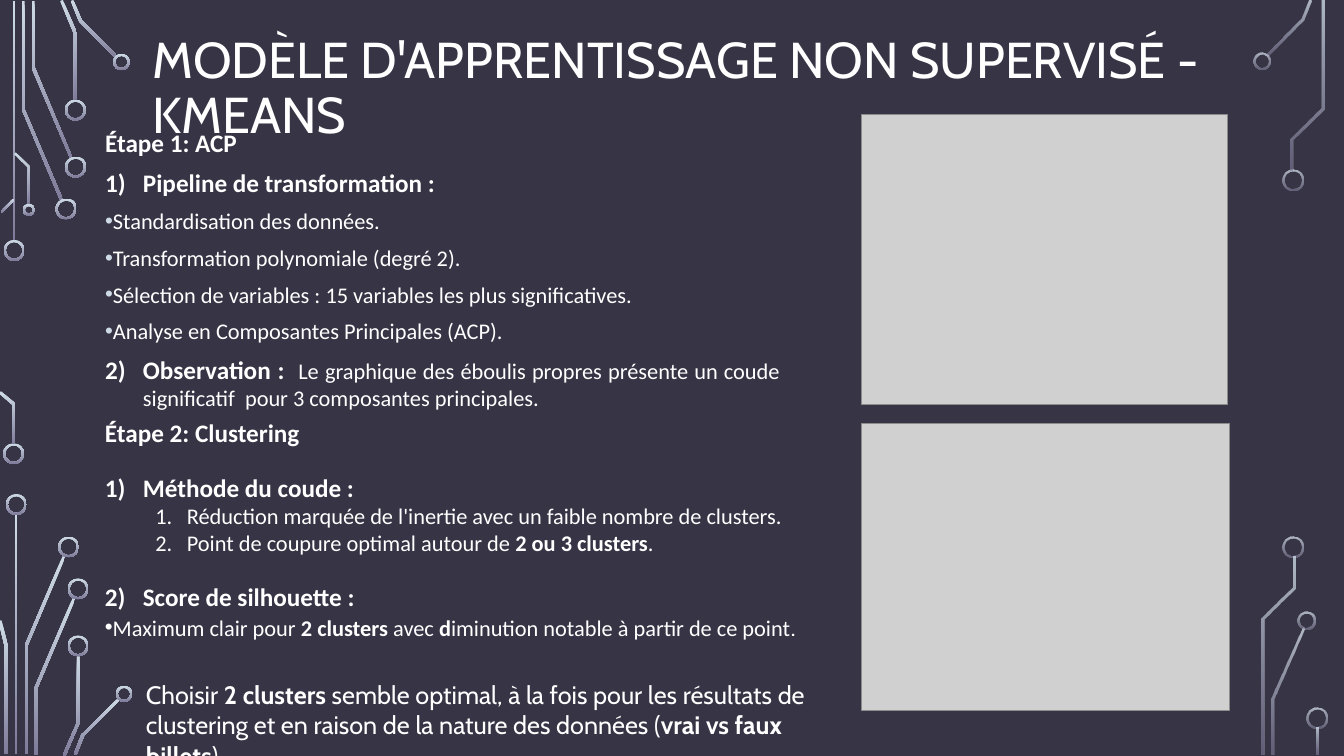
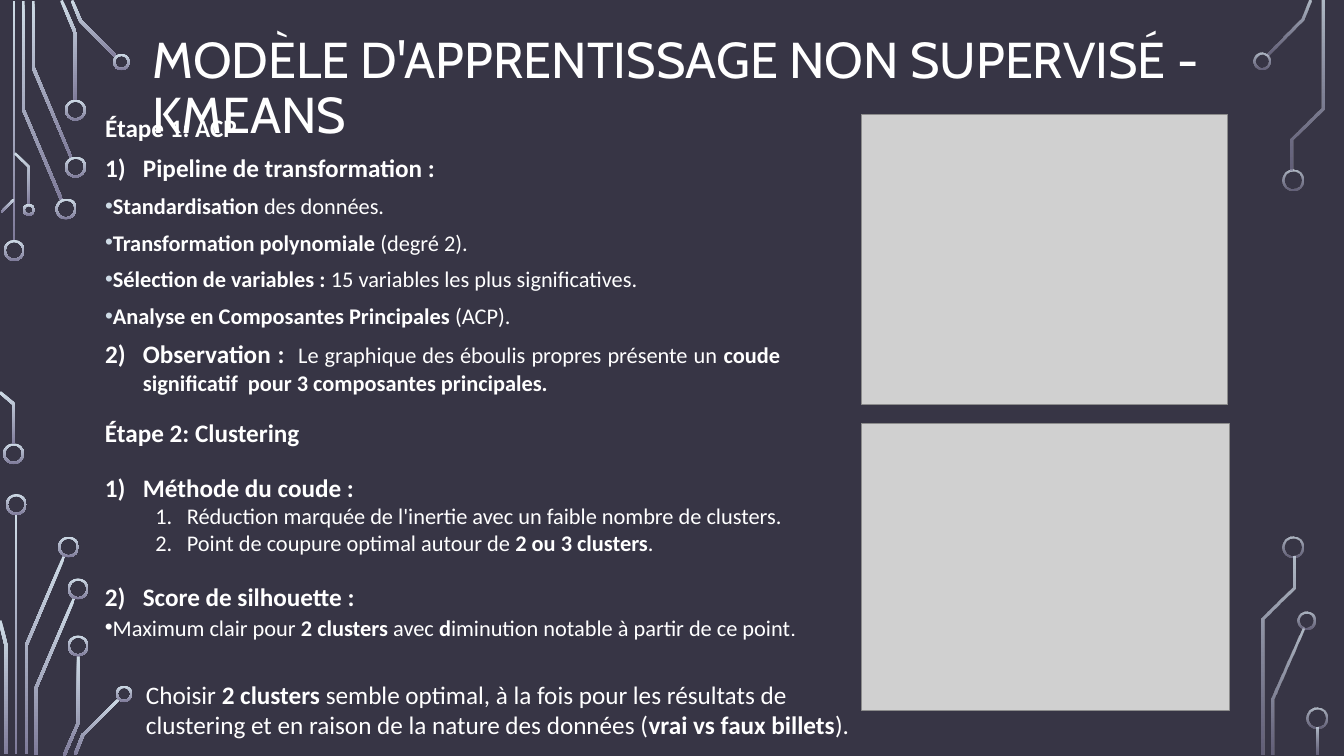
Before and after one commit to francoisvercellotti/application-detection-faux-billets, a slide deck: slide 13 of Vercellotti_François_3_support_presentation_092024.pptx. Drawn at 1344x756 pixels with LibreOffice and Linux fonts; fonts in the diff are those of the drawing; grey boxes stand for pictures; background and template pictures are left out. Boxes give left, top, right and bottom in pixels: in the first picture for what was removed or moved away, otherwise in the second. Text is boxed around its words. In the diff, an @@ line names an element or a change of style, - is before the commit and + after.

```diff
--- a/Vercellotti_François_3_support_presentation_092024.pptx
+++ b/Vercellotti_François_3_support_presentation_092024.pptx
@@ text "Étape 1: ACP": place and size @@
-text "Étape 1: ACP" at (105, 132, 780, 410)
+text "Étape 1: ACP" at (105, 116, 780, 395)
@@ text at (113, 198, 780, 395): bold on in "Standardisation", "Transformation polynomiale", "Sélection de variables :", "Analyse en Composantes Principales" and 1 more places @@
@@ text "Choisir 2 clusters semble optimal, ..." at (146, 686, 849, 739): font Cabin to Calibri @@
```
Also in this commit, not shown: 11 other slides changed, 12 other files.
